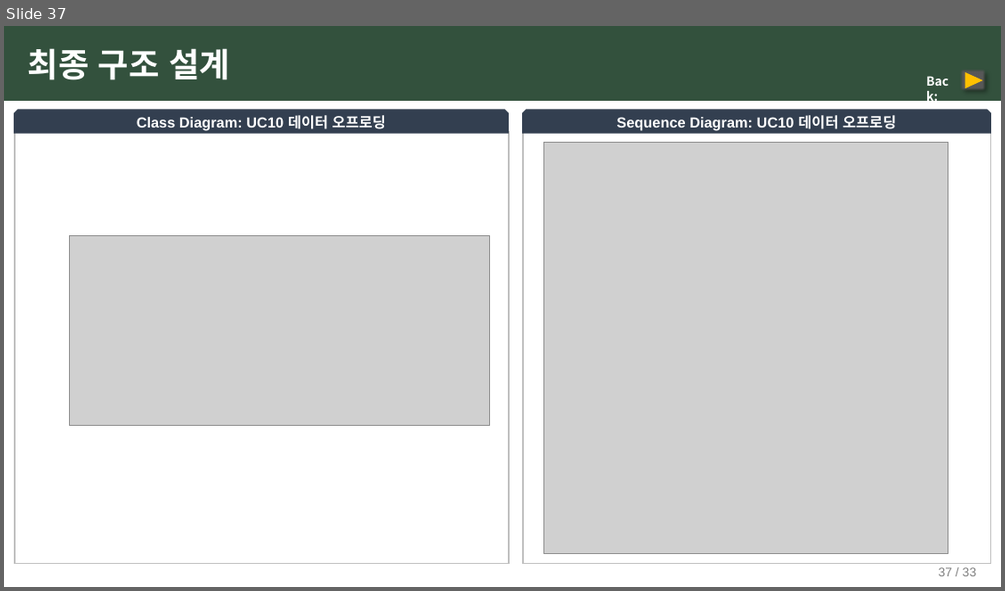
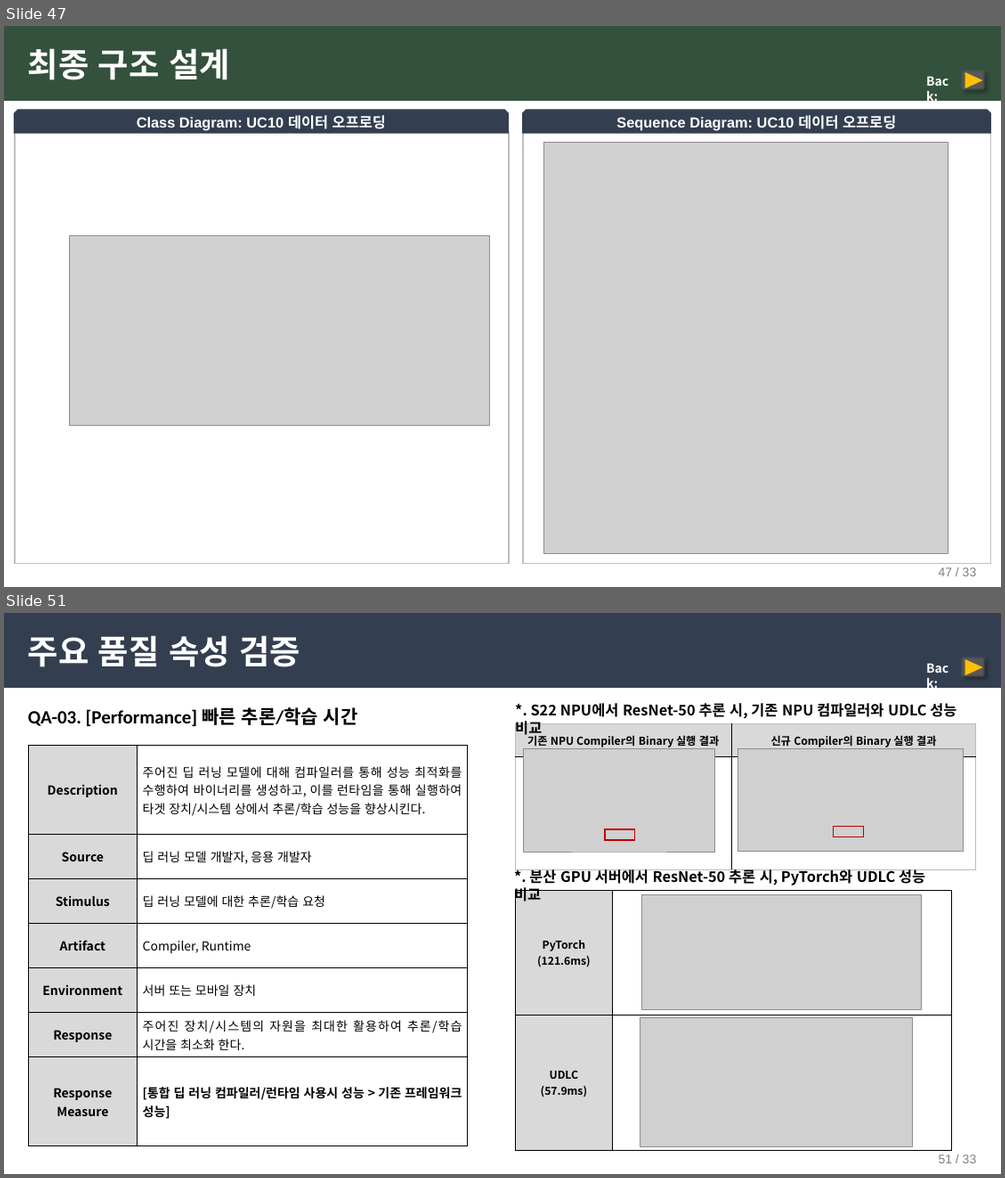
Before and after one commit to mkim0628/vllm, a slide deck: doc-mk/slides/architecture-final-views-merged.pptx. Shown one above the other, each under a label of ours: slide 37 before the commit, slides 47 and 51 after it; the slides between them are not shown. The pictures are 1005x591 and 1005x1178 pixels, drawn with LibreOffice and Linux fonts; fonts in the diff are those of the drawing; grey boxes stand for pictures; background and template pictures are left out. Boxes give left, top, right and bottom in pixels: in the first picture for what was removed or moved away, otherwise in the second. Text is boxed around its words. In the diff, an @@ line names an element or a change of style, - is before the commit and + after.

```diff
--- a/doc-mk/slides/architecture-final-views-merged.pptx
+++ b/doc-mk/slides/architecture-final-views-merged.pptx
@@ slide 51 added at (4,613,1001,1174), background #FFFFFF; not listed: 1 template element that a slide beside it also shows @@
@@ rectangle added at (4,613,1001,688), fill #333F50 @@
@@ text added at (28,635,300,667), 32 pt, text #FFFFFF, bold @@
+주요 품질 속성 검증
@@ text added at (919,657,963,680), 12 pt, text #FFFFFF, bold @@
+Back:
@@ rectangle added at (959,655,987,680), fill #595959 @@
@@ triangle added at (965,659,983,676), fill #FFC000 @@
@@ text added at (28,707,358,726), 18 pt, text #000000, bold @@
+QA-03. [Performance] 빠른 추론/학습 시간
@@ text added at (531,703,956,719), 14 pt, text #000000, bold @@
+*. S22 NPU에서 ResNet-50 추론 시, 기존 NPU 컴파일러와 UDLC 성능 비교
@@ table added at (29,746,468,1146), 7 rows, 2 columns @@
+Description | 주어진 딥 러닝 모델에 대해 컴파일러를 통해 성능 최적화를 수행하여 바이너리를 생성하고, 이를 런타임을 통해 실행하여 타겟 장치/시스템 상에서 추론/학습 성능을 향상시킨다.
+Source | 딥 러닝 모델 개발자, 응용 개발자
+Stimulus | 딥 러닝 모델에 대한 추론/학습 요청
+Artifact | Compiler, Runtime
+Environment | 서버 또는 모바일 장치
+Response | 주어진 장치/시스템의 자원을 최대한 활용하여 추론/학습 시간을 최소화 한다.
+Response Measure | [통합 딥 러닝 컴파일러/런타임 사용시 성능 > 기존 프레임워크 성능]
@@ table added at (516,723,976,858), 2 rows, 2 columns @@
+기존 NPU Compiler의 Binary 실행 결과 | 신규 Compiler의 Binary 실행 결과
+ | 
@@ picture added at (523,749,714,852) @@
@@ picture added at (737,749,963,852) @@
@@ rectangle added at (833,826,863,836), outline #C00000 1 pt @@
@@ rectangle added at (606,829,635,840), outline #C00000 1 pt @@
@@ text added at (514,868,925,904), 14 pt, text #000000, bold @@
+*. 분산 GPU 서버에서 ResNet-50 추론 시, PyTorch와 UDLC 성능 비교
@@ table added at (516,891,952,1151), 2 rows, 2 columns @@
+PyTorch / (121.6ms) | 
+UDLC / (57.9ms) | 
@@ picture added at (641,895,921,1009) @@
@@ picture added at (640,1018,913,1146) @@
@@ what was slide 37 is now slide 47 @@
@@ page number at (938,567,977,576): text changed @@
-37 / 33
+47 / 33
```
Also in this commit, not shown: 6 slides changed, 15 other slides added.
